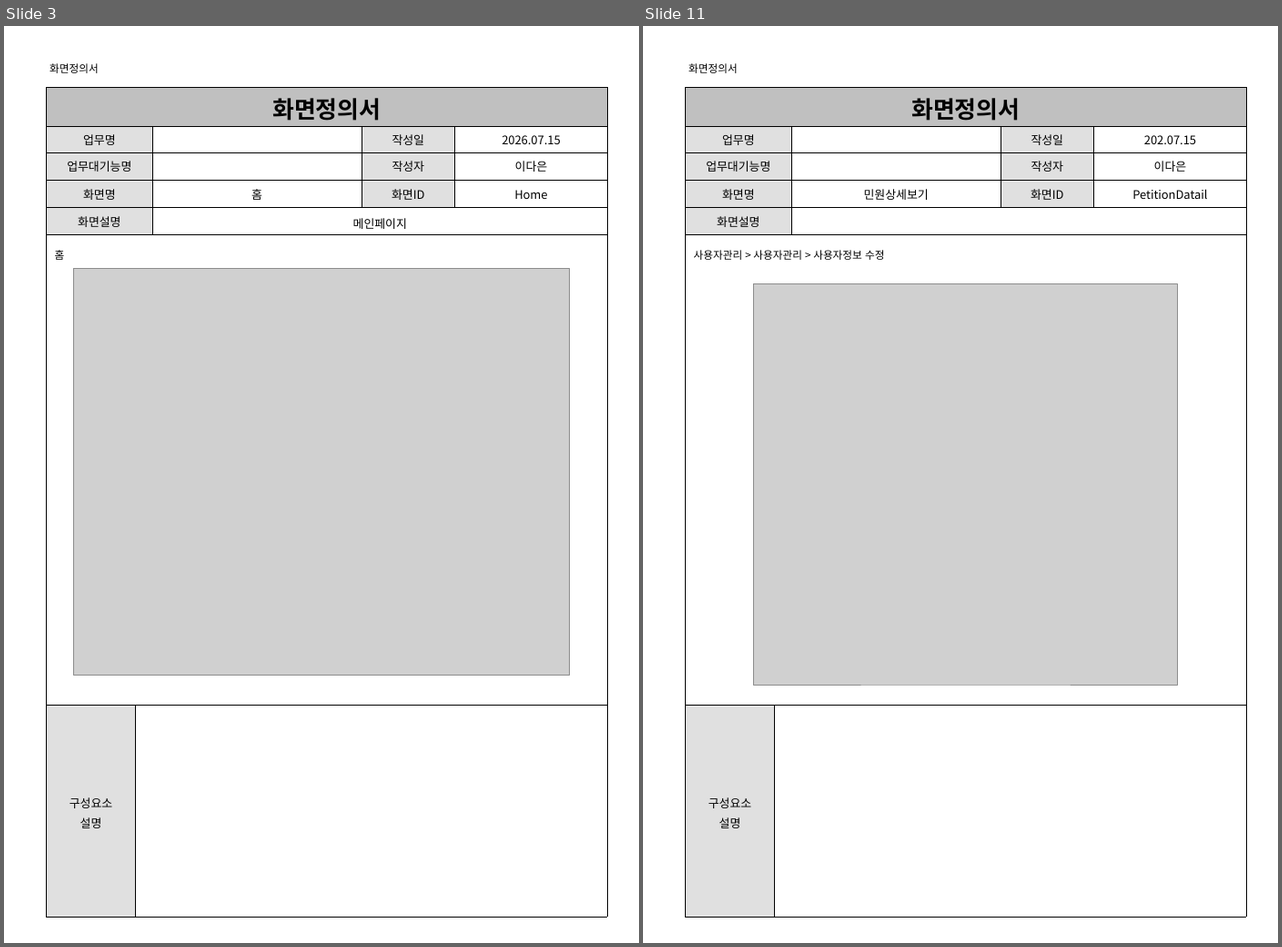
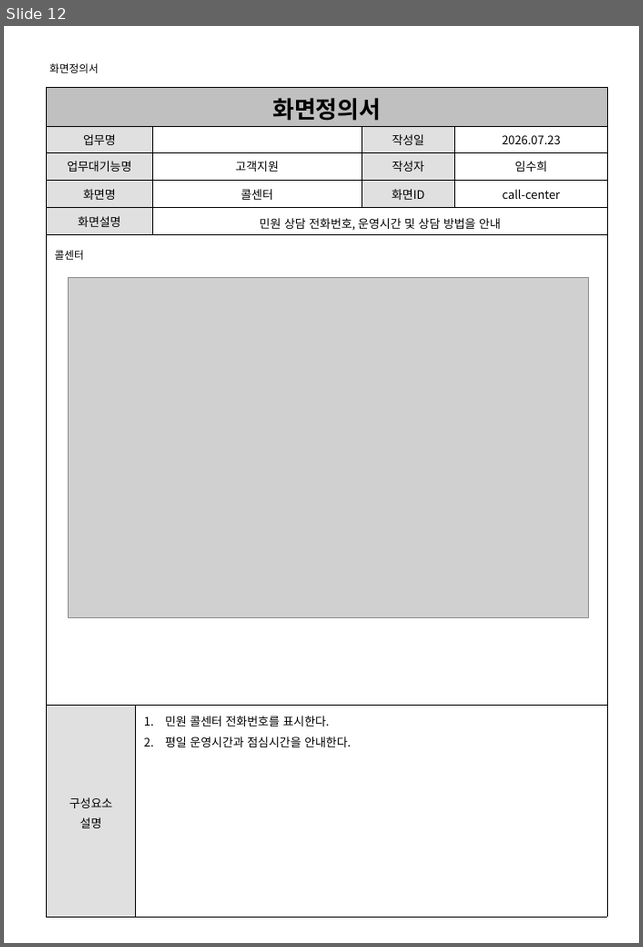
Before and after one commit to shintra0070-commits/PROJECT, a slide deck: 민원 업무 자동화 플랫폼/PROJECT/산출물/03_화면정의서.ppt. Shown side by side, each under a label of ours: slides 3 and 11 before the commit, slide 12 after it; the slides between them are not shown. The pictures are 1282x947 and 643x947 pixels, drawn with LibreOffice and Linux fonts; fonts in the diff are those of the drawing; grey boxes stand for pictures. Boxes give left, top, right and bottom in pixels: in the first picture for what was removed or moved away, otherwise in the second. Text is boxed around its words. In the diff, an @@ line names an element or a change of style, - is before the commit and + after.

Commit message:
민원 업무 자동화 플랫폼

```diff
--- a/민원 업무 자동화 플랫폼/PROJECT/산출물/03_화면정의서.ppt
+++ b/민원 업무 자동화 플랫폼/PROJECT/산출물/03_화면정의서.ppt
@@ slide 11 removed at bbox=[643, 26, 1278, 943], background #FFFFFF; not listed: 1 template element that a slide beside it also shows @@
@@ table removed at bbox=[686, 87, 1247, 917], 7 rows, 5 columns @@
-화면정의서 |  |  |  | 
-업무명 |  |  | 작성일 | 202.07.15
-업무대기능명 |  |  | 작성자 | 이다은
-화면명 |  | 민원상세보기 | 화면ID | PetitionDatail
-화면설명 |  |  |  | 
- |  |  |  | 
-구성요소 / 설명 |  |  |  | 
@@ text removed at bbox=[694, 250, 884, 260] @@
-사용자관리 > 사용자관리 > 사용자정보 수정
@@ picture removed at bbox=[754, 284, 1177, 685] @@
@@ what was slide 3 is now slide 12 @@
@@ slide 12 changed as well @@
@@ table at bbox=[47, 87, 608, 917] @@
-row 2, column 5: 2026.07.15
+row 2, column 5: 2026.07.23
-row 3, column 3: 
+row 3, column 3: 고객지원
-row 3, column 5: 이다은
+row 3, column 5: 임수희
-row 4, column 3: 홈
+row 4, column 3: 콜센터
-row 4, column 5: Home
+row 4, column 5: call-center
-row 5, column 3: 메인페이지
+row 5, column 3: 민원 상담 전화번호, 운영시간 및 상담 방법을 안내
-row 7, column 2: 
+row 7, column 2: 민원 콜센터 전화번호를 표시한다. / 평일 운영시간과 점심시간을 안내한다.
@@ text at bbox=[55, 250, 84, 260]: text changed @@
-홈
+콜센터
@@ picture: place and size @@
-picture at bbox=[73, 268, 570, 676]
+picture at bbox=[69, 277, 589, 618]
```
Also in this commit, not shown: 17 other slides changed, 2 slides added, 6 other slides removed.
